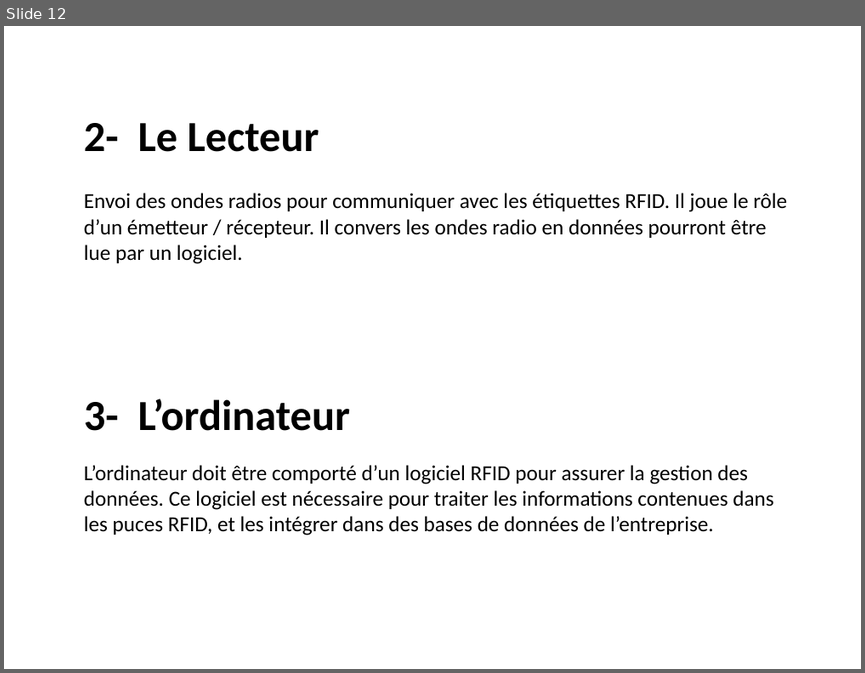
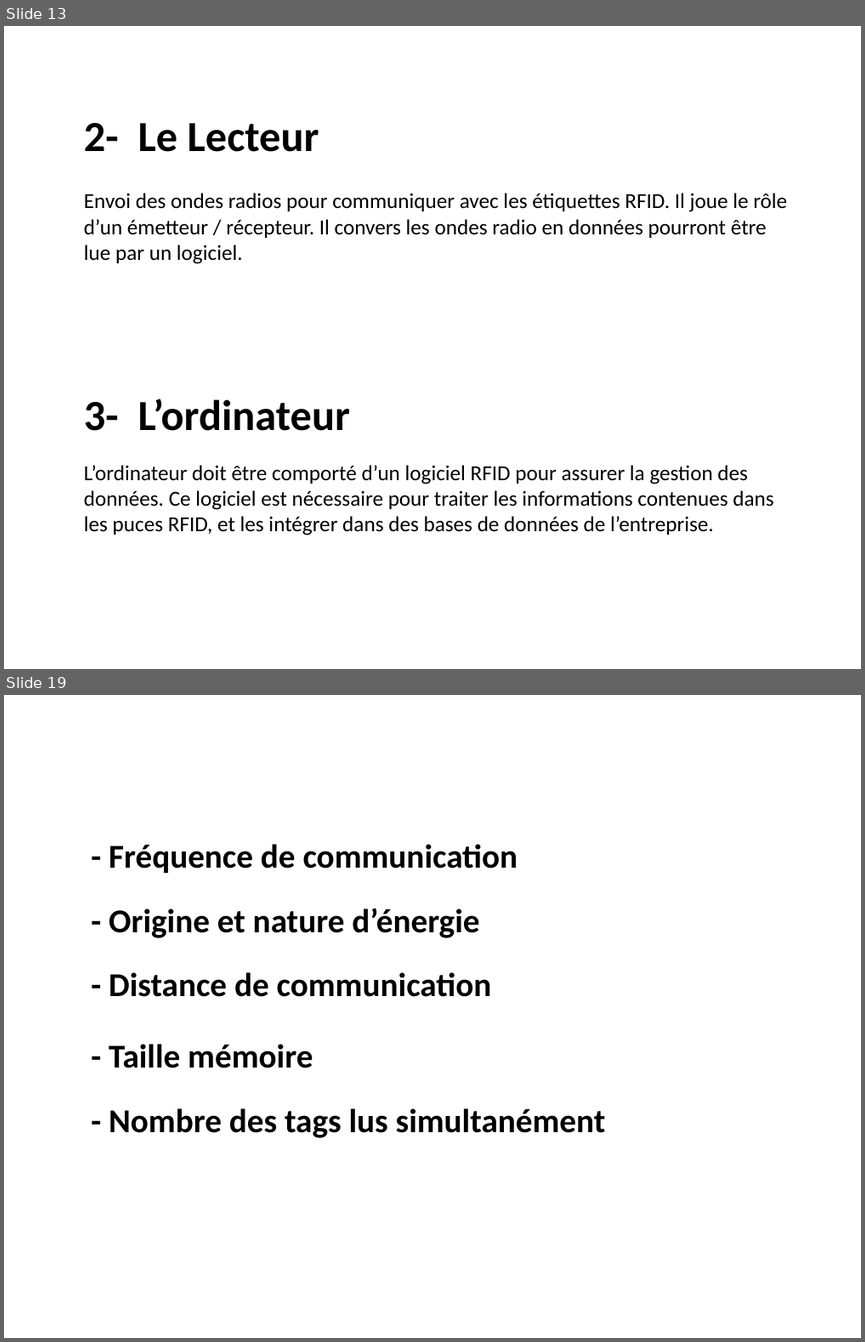
Before and after one commit to adeiry/RFID, a slide deck: RFID.pptx. Shown one above the other, each under a label of ours: slide 12 before the commit, slides 13 and 19 after it; the slides between them are not shown. The pictures are 865x673 and 865x1342 pixels, drawn with LibreOffice and Linux fonts; fonts in the diff are those of the drawing. Boxes give left, top, right and bottom in pixels: in the first picture for what was removed or moved away, otherwise in the second. Text is boxed around its words. In the diff, an @@ line names an element or a change of style, - is before the commit and + after.

```diff
--- a/RFID.pptx
+++ b/RFID.pptx
@@ slide 19 added at [4, 695, 861, 1338], background #FFFFFF @@
@@ text added at [109, 844, 518, 873], 28 pt, text #000000, bold @@
+- Fréquence de communication
@@ text added at [109, 907, 479, 938], 28 pt, text #000000, bold @@
+- Origine et nature d’énergie
@@ text added at [109, 972, 492, 997], 28 pt, text #000000, bold @@
+- Distance de communication
@@ text added at [109, 1043, 313, 1068], 28 pt, text #000000, bold @@
+- Taille mémoire
@@ text added at [109, 1108, 606, 1138], 28 pt, text #000000, bold @@
+- Nombre des tags lus simultanément
@@ what was slide 12 is now slide 13 @@
```
Also in this commit, not shown: 7 other slides added.
